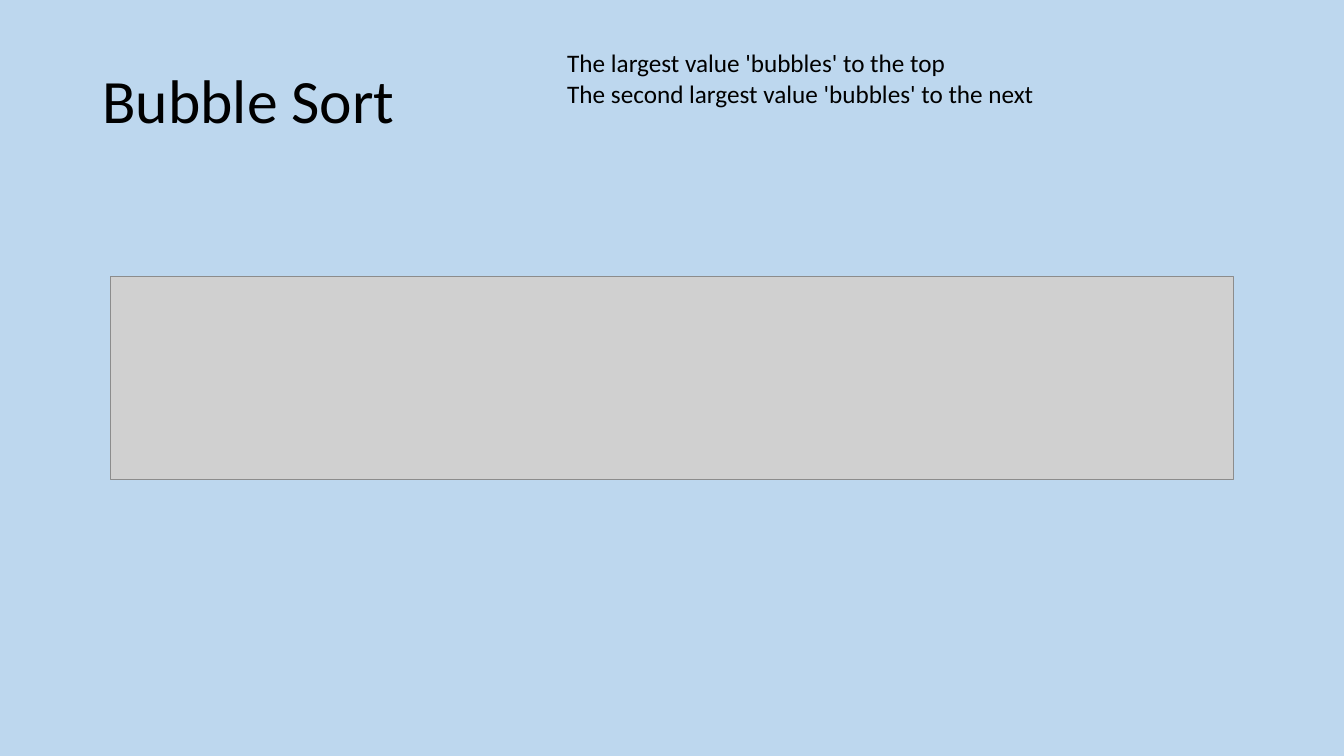
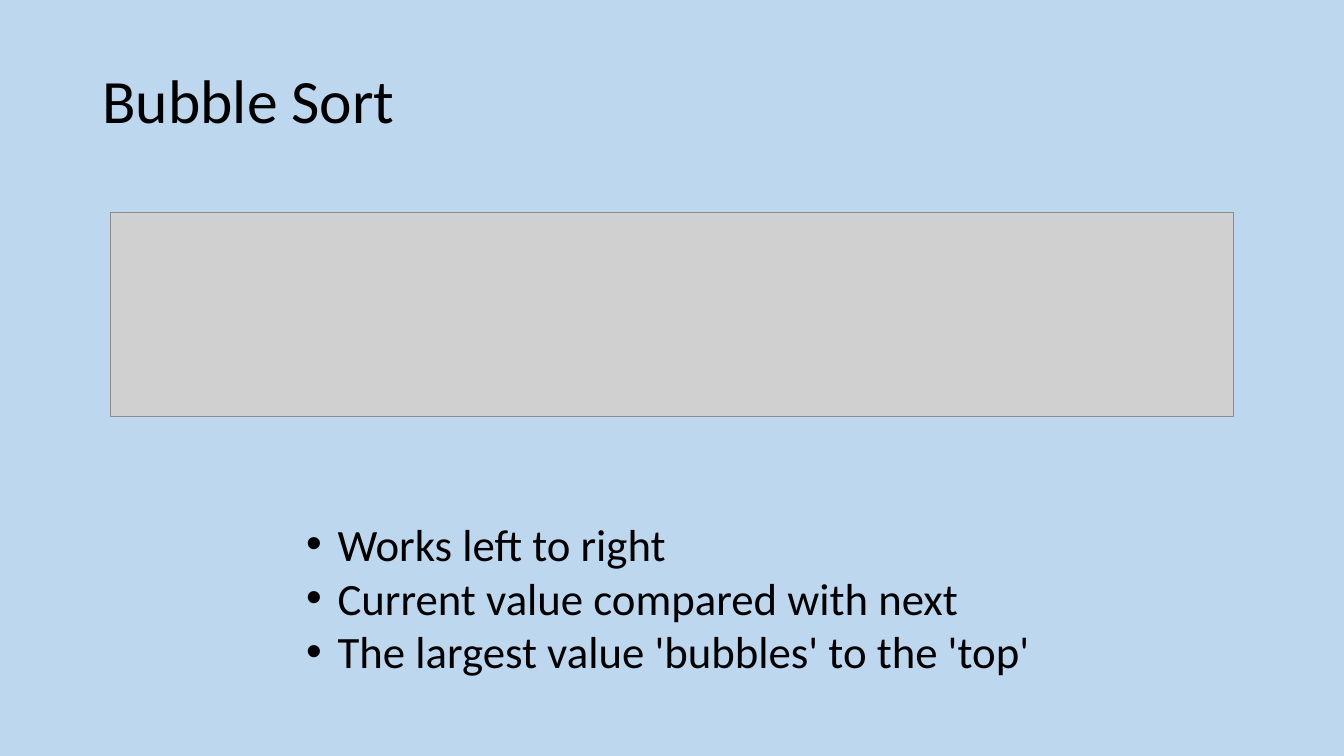
Before and after one commit to MrFriendCS/MrFriendCS.github.io, a slide deck: slide 30 of ah-cs/sdd/AH CS SDD Slides.pptx. Drawn at 1344x756 pixels with LibreOffice and Linux fonts; fonts in the diff are those of the drawing; grey boxes stand for pictures. Boxes give left, top, right and bottom in pixels: in the first picture for what was removed or moved away, otherwise in the second. Text is boxed around its words. In the diff, an @@ line names an element or a change of style, - is before the commit and + after.

```diff
--- a/ah-cs/sdd/AH CS SDD Slides.pptx
+++ b/ah-cs/sdd/AH CS SDD Slides.pptx
@@ picture: place and size @@
-picture at [110, 276, 1234, 480]
+picture at [110, 213, 1234, 416]
@@ text at [338, 530, 1029, 676]: text changed; size 18 to 32 pt @@
-The largest value 'bubbles' to the top
-The second largest value 'bubbles' to the next
+• Works left to right
+• Current value compared with next
+• The largest value 'bubbles' to the 'top'
```
Also in this commit, not shown: 3 other slides changed, 1 slide added.
